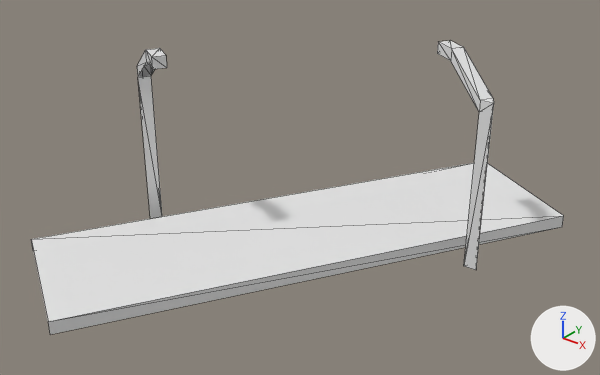
Before and after pictures for a commit that changed the glTF model client/scripts/modules/game/scene/assets/models/buildings/road.glb.
One viewpoint serves both versions: a 50 mm camera at (0.872, -0.325, 0.592) aimed at (0.268, 0.43, 0.124). Every picture has the same lights, and +X, +Y and +Z are marked at lower right. Mesh edges are drawn as thin lines. Vertices at the same position are counted once.

Objects in the first picture: 'Road.001'.
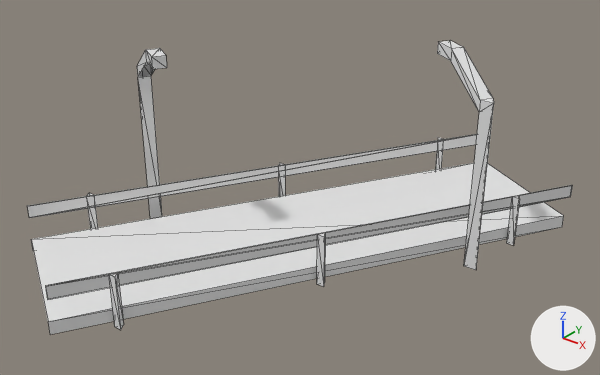
Commit message: road decorations

Boxes (x1, y1, x2, y2) around the edits, measured in the pictures (600 x 375 px):
'Road.001', reshaped: before (31, 41, 564, 334); after (27, 41, 573, 334)
part 1 of me_cylinder_005, added: after (27, 134, 573, 330)
part 2 of me_cylinder_005, added: after (278, 163, 285, 196)

The edits, one by one:
me_cylinder_005 is used by ob_road_001; location (0.0, 0.0, 0.0).
Verts and faces of me_cylinder_005; kept vertices keep their numbers, new ones are numbered from 40.
me_cylinder_005 had 40 vertices, 52 faces and spanned x 0.0..0.519, y 0.1..0.8, z 0.036..0.303.
me_cylinder_005 now has 92 vertices, 103 faces and spans x -0.001..0.525, y 0.1..0.803, z 0.032..0.303.
Part 1, on me_cylinder_005:
23 vertices are added at x -0.001..0.525, y 0.101..0.803, z 0.032..0.085.
15 new vertices lie (0.0, 0.0, 0.071) away from vertices in x 0.032..0.486, y 0.16..0.735, z 0.032.
8 new vertices lie (0.0, 0.0, 0.018) away from vertices in x -0.001..0.525, y 0.101..0.803, z 0.085.
43 new faces join them.
Part 2, on me_cylinder_005:
New vertex 86 is at (0.176, 0.511, 0.032).
New vertex 87 is at (0.166, 0.511, 0.032).
New vertex 88 is at (0.171, 0.502, 0.032).
New vertices 89, 90, 91 stand at vertices 86, 87, 88, in that order, plus (0.0, 0.0, 0.07).
New faces: (87, 90, 89), (86, 87, 89), (86, 88, 87), (88, 91, 90), (87, 88, 90), (86, 89, 91).
New faces: (86, 91, 88), (89, 90, 91).
